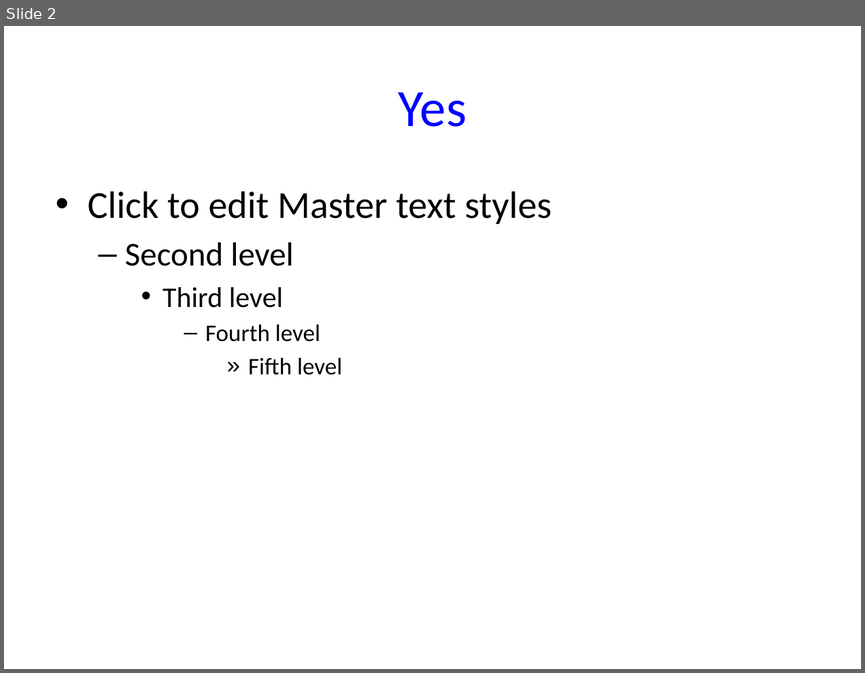
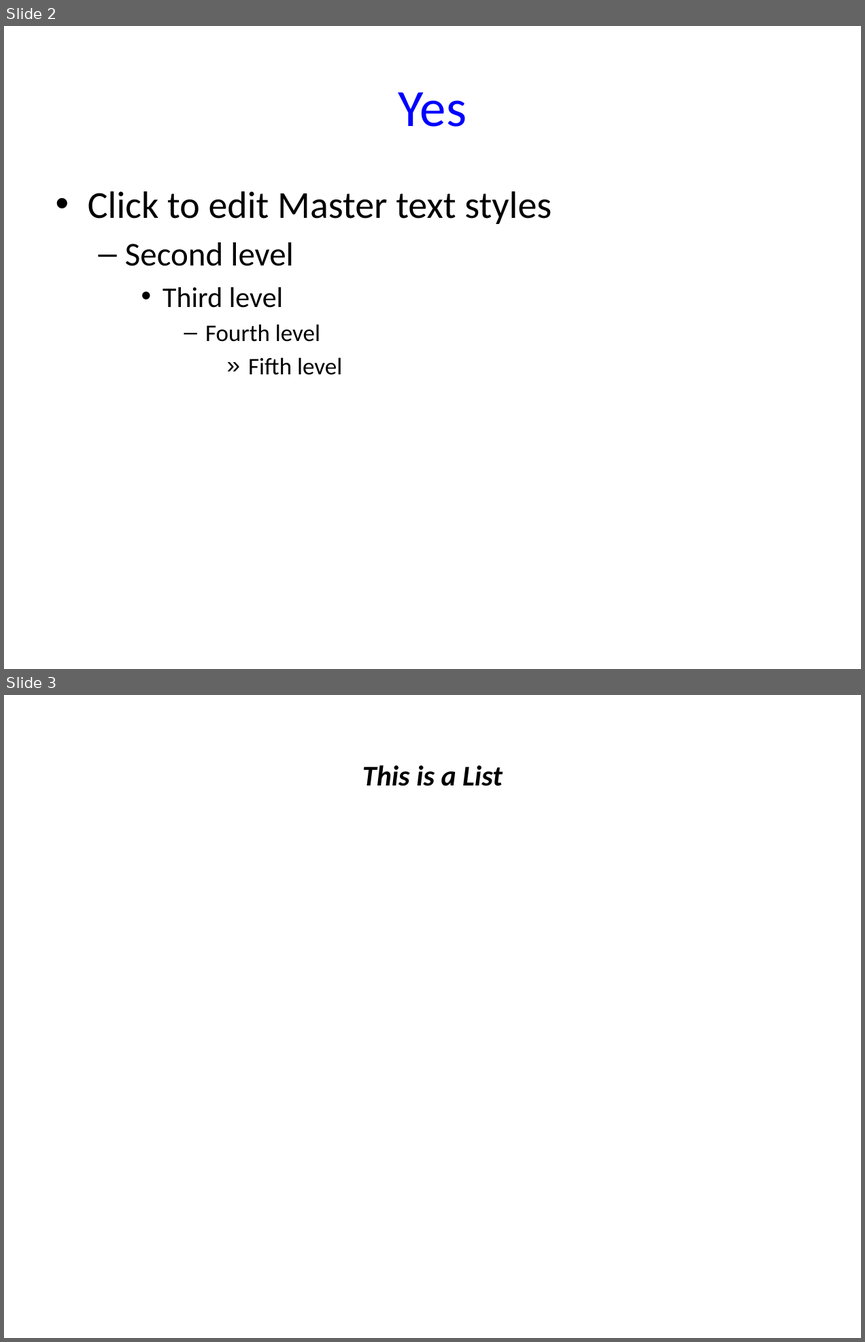
Before and after one commit to monstrotac/JsonConverterProject, a slide deck: JsonConverter/target/classes/OutputFolder/test.pptx. Shown one above the other, each under a label of ours: slide 2 before the commit, slides 2 and 3 after it. The pictures are 865x673 and 865x1342 pixels, drawn with LibreOffice and Linux fonts; fonts in the diff are those of the drawing. Boxes give left, top, right and bottom in pixels: in the first picture for what was removed or moved away, otherwise in the second. Text is boxed around its words. In the diff, an @@ line names an element or a change of style, - is before the commit and + after.

```diff
--- a/JsonConverter/target/classes/OutputFolder/test.pptx
+++ b/JsonConverter/target/classes/OutputFolder/test.pptx
@@ slide 3 added at (x1=4, y1=695, x2=861, y2=1338), background #FFFFFF @@
@@ title added at (x1=362, y1=765, x2=502, y2=786), 24 pt, text #000000, bold, italic @@
+This is a List
```
Also in this commit, not shown: 1 slide changed, 8 other files.
